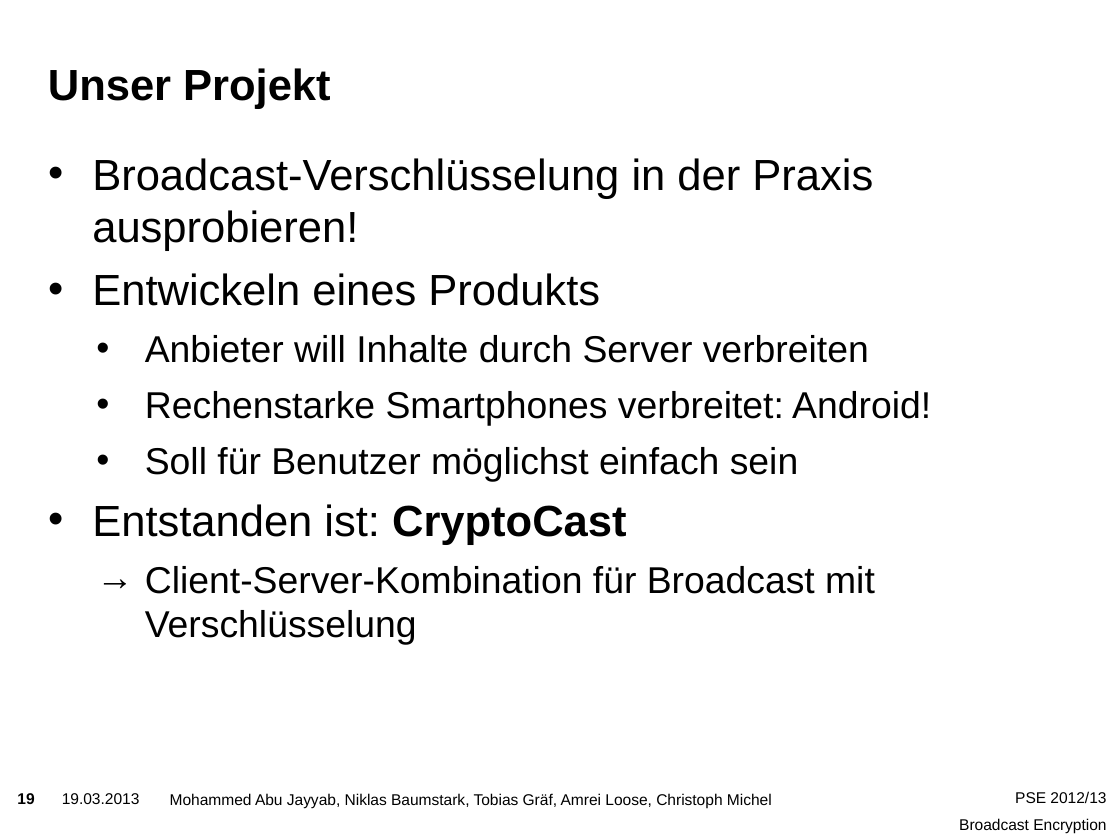
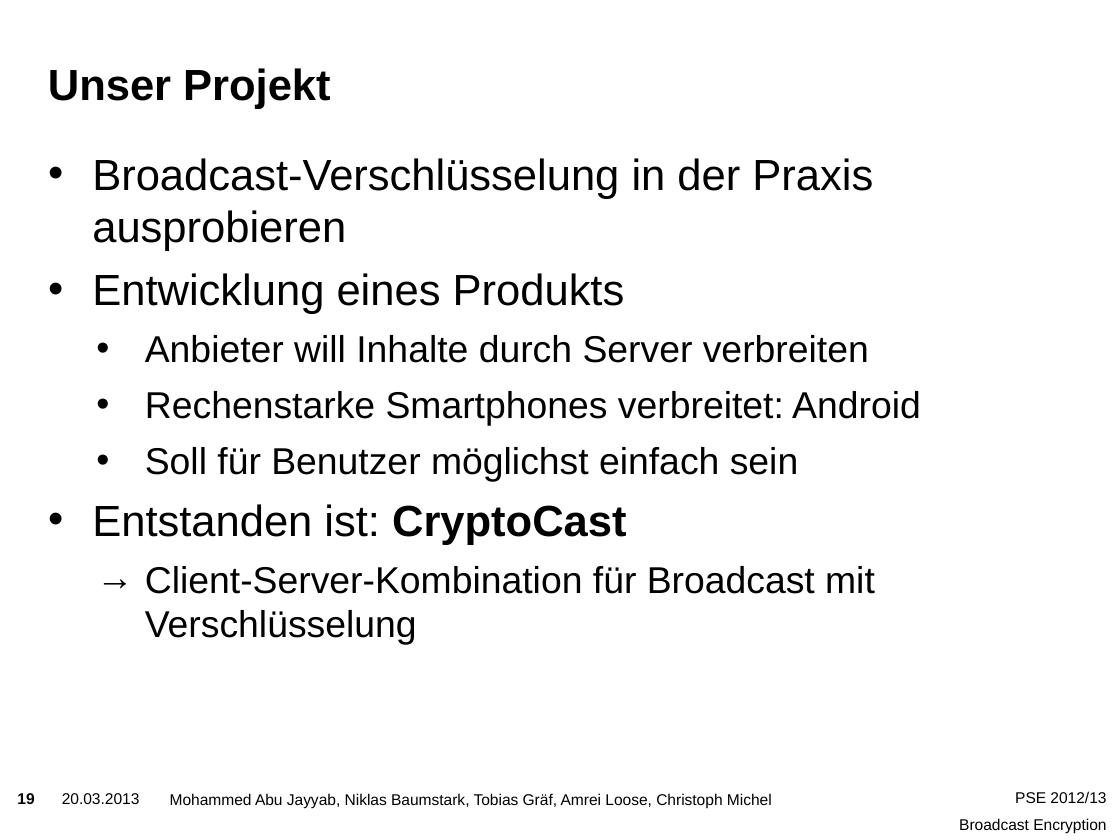
Before and after one commit to niklasb/pse-broadcast-encryption, a slide deck: slide 19 of praesentation/pse-abschluss.pptx. Drawn at 1120x840 pixels with LibreOffice and Linux fonts; fonts in the diff are those of the drawing; background and template pictures are left out. Boxes give left, top, right and bottom in pixels: in the first picture for what was removed or moved away, otherwise in the second. Text is boxed around its words. In the diff, an @@ line names an element or a change of style, - is before the commit and + after.

Commit message:
final version of presentation

```diff
--- a/praesentation/pse-abschluss.pptx
+++ b/praesentation/pse-abschluss.pptx
@@ text at [92,158,873,314]: text changed @@
-• Broadcast-Verschlüsselung in der Praxis ausprobieren!
-• Entwickeln eines Produkts
+• Broadcast-Verschlüsselung in der Praxis ausprobieren
+• Entwicklung eines Produkts
@@ text at [145,391,921,426]: text changed @@
-  • Rechenstarke Smartphones verbreitet: Android!
+  • Rechenstarke Smartphones verbreitet: Android
@@ text at [62,793,140,804]: text changed @@
-19.03.2013
+20.03.2013
```
Also in this commit, not shown: 20 other slides changed, 1 slide added, 1 other file.
